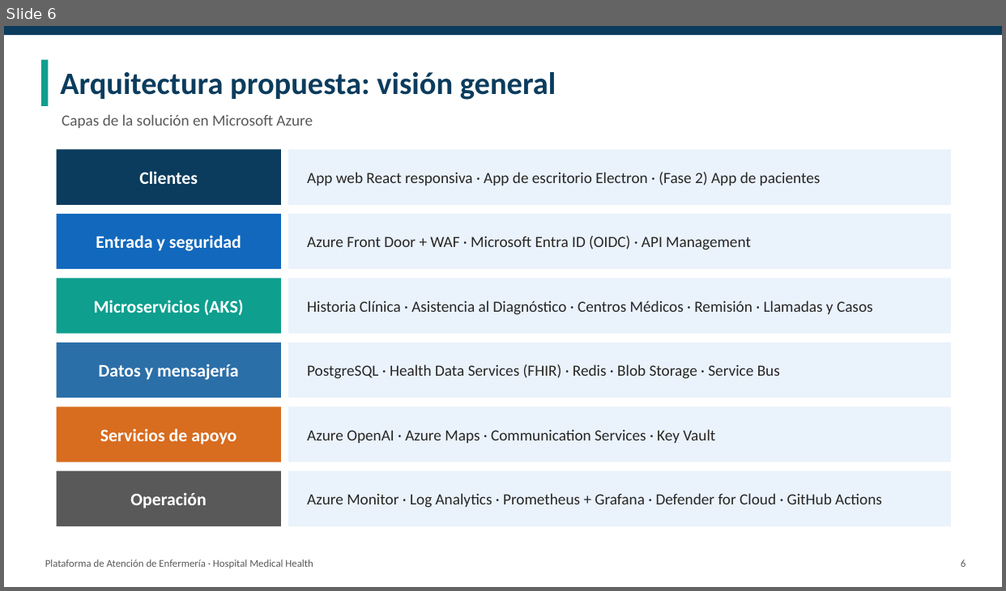
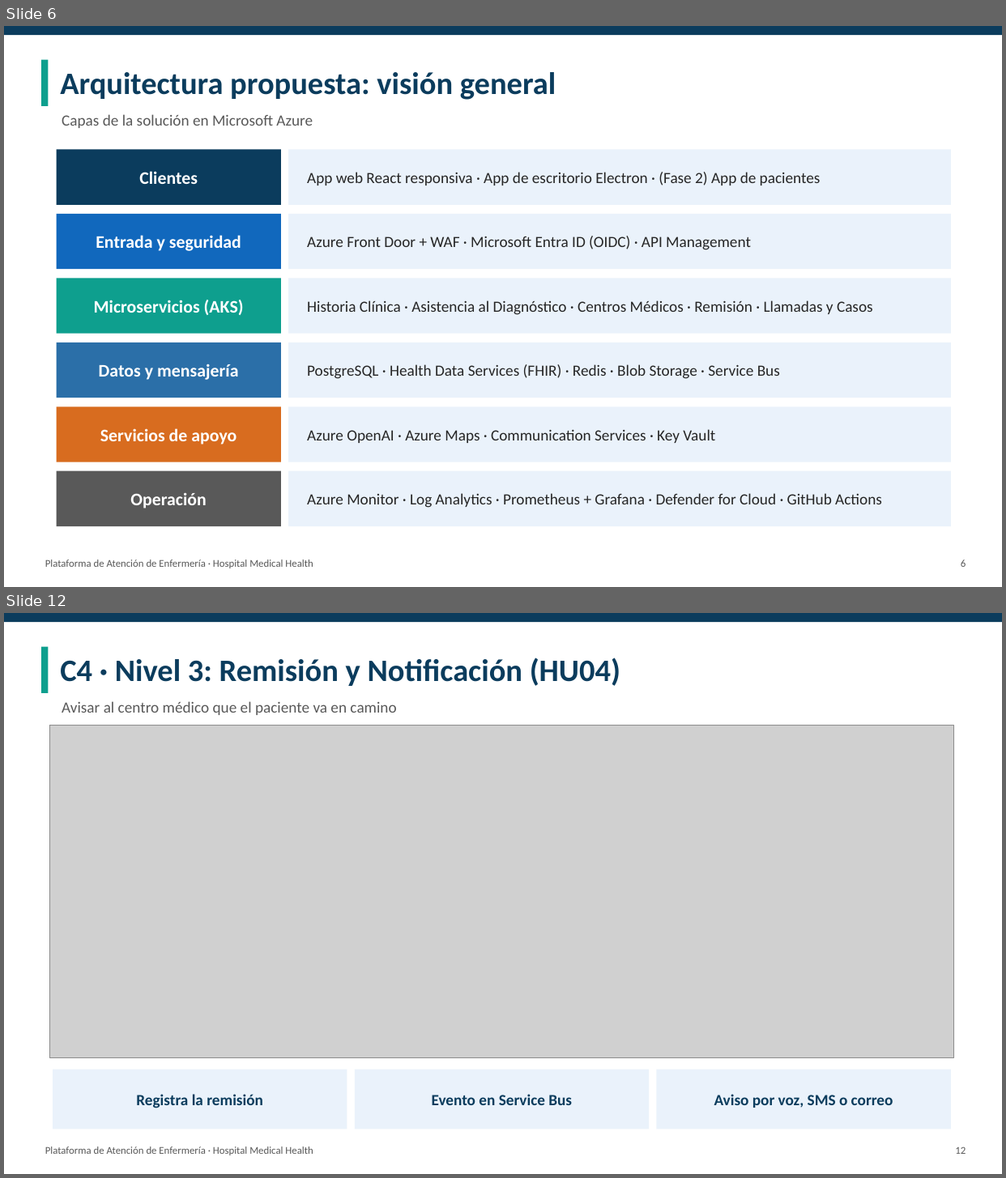
Before and after one commit to Jordy-Lv/medical-health-cloud-architecture, a slide deck: presentacion/Presentacion_Medical_Health.pptx. Shown one above the other, each under a label of ours: slide 6 before the commit, slides 6 and 12 after it; the slides between them are not shown. The pictures are 1006x591 and 1006x1178 pixels, drawn with LibreOffice and Linux fonts; fonts in the diff are those of the drawing; grey boxes stand for pictures. Boxes give left, top, right and bottom in pixels: in the first picture for what was removed or moved away, otherwise in the second. Text is boxed around its words. In the diff, an @@ line names an element or a change of style, - is before the commit and + after.

```diff
--- a/presentacion/Presentacion_Medical_Health.pptx
+++ b/presentacion/Presentacion_Medical_Health.pptx
@@ slide 12 added at (4, 613, 1002, 1174), background #FFFFFF @@
@@ rectangle added at (4, 613, 1002, 622), fill #0B3C5D @@
@@ rectangle added at (41, 647, 49, 693), fill #0E9F8E @@
@@ text added at (60, 658, 620, 686), 30 pt, text #0B3C5D, bold @@
+C4 · Nivel 3: Remisión y Notificación (HU04)
@@ text added at (62, 701, 396, 715), 15 pt, text #595959 @@
+Avisar al centro médico que el paciente va en camino
@@ picture added at (49, 726, 953, 1059) @@
@@ rectangle added at (53, 1070, 347, 1130), fill #EAF2FB @@
@@ rectangle added at (355, 1070, 649, 1130), fill #EAF2FB @@
@@ rectangle added at (657, 1070, 951, 1130), fill #EAF2FB @@
@@ text added at (136, 1094, 263, 1109), 15 pt, text #0B3C5D, bold @@
+Registra la remisión
@@ text added at (432, 1094, 572, 1105), 15 pt, text #0B3C5D, bold @@
+Evento en Service Bus
@@ text added at (714, 1094, 893, 1108), 15 pt, text #0B3C5D, bold @@
+Aviso por voz, SMS o correo
@@ text added at (45, 1147, 313, 1156), 10 pt, text #595959 @@
+Plataforma de Atención de Enfermería · Hospital Medical Health
@@ text added at (955, 1147, 965, 1154), 10 pt, text #595959 @@
+12
```
Also in this commit, not shown: 14 slides changed, 3 other slides added, 2 slides removed.
